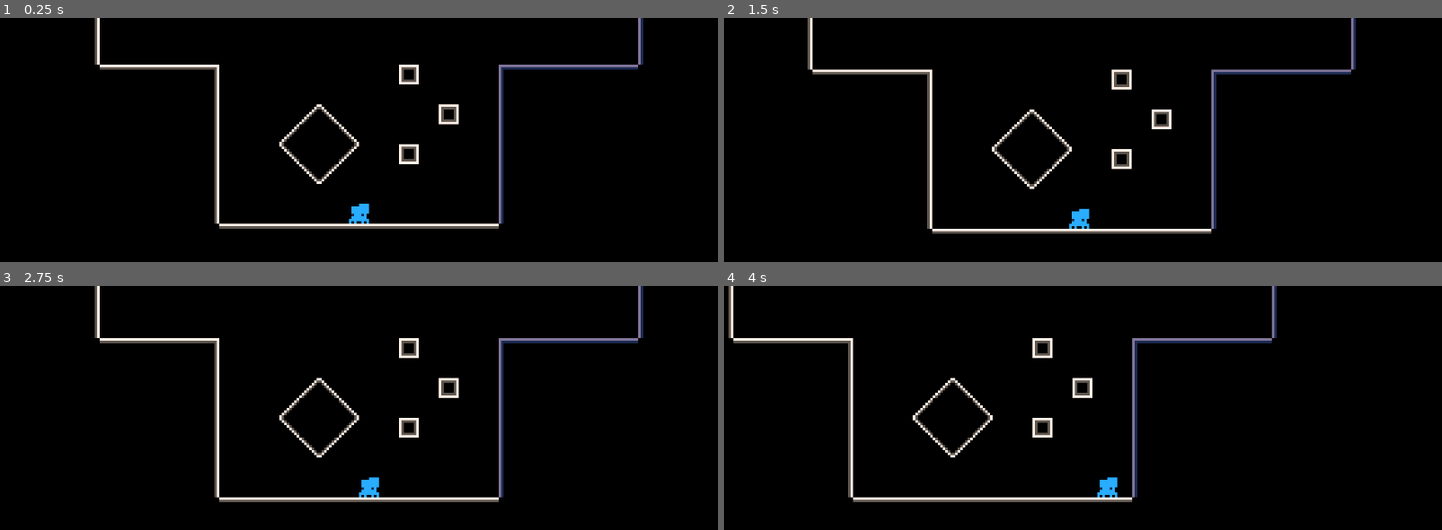
Above: before the commit, frames 1-4 (two rows, left to right).
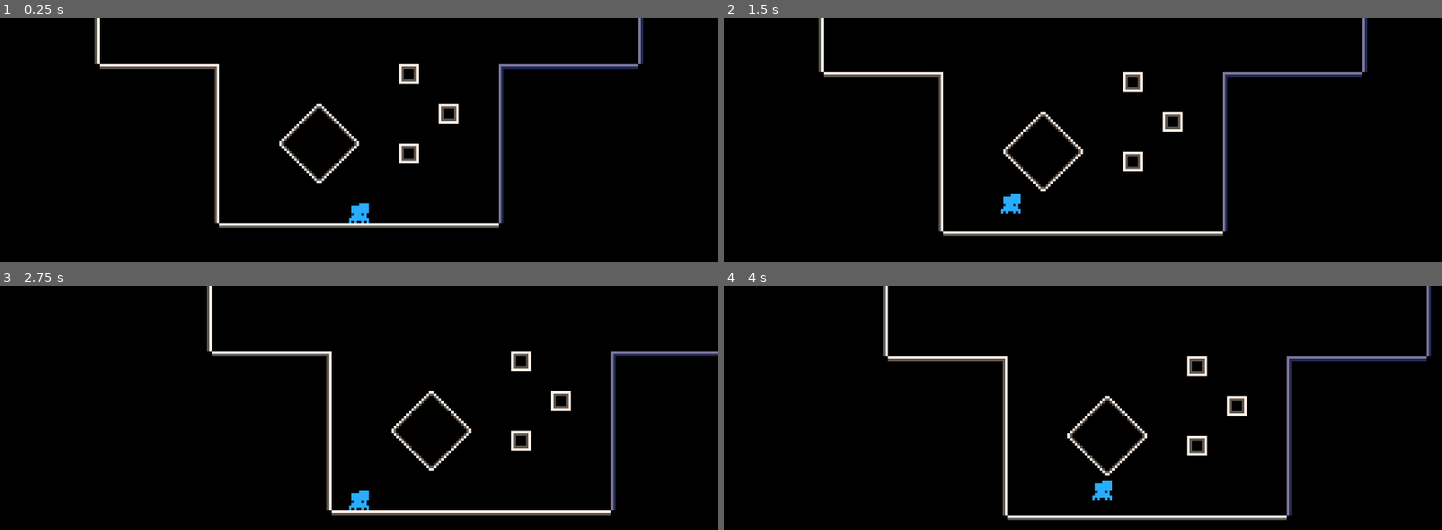
Above: after the commit, the same moments.

Repository: Flamenccio/spider-jump
Game: Godot game, scene res://world.tscn
The game is run twice, just before and just after one commit, with the same random seed, the same clock (stepped at 60 frames per second) and the same inputs.
Inputs (mouse positions are in pixels of both pictures, inside the frame that each line leads up to):
- Up to frame 1 (0.25 s): no input
- Up to frame 2 (1.5 s): tap Enter at 0.5 s; move the mouse to (1240, 198) at 0.52 s; press the mouse at (1240, 198) at 0.53 s; hold D (move_right) 0.53-1.25 s; release the mouse at (1240, 198) at 1.25 s; drag from (939, 240) to (1097, 220) at 1.27 s
- Up to frame 3 (2.75 s): move the mouse to (430, 398) at 2.02 s; hold D (move_right) from 2.03 s (still down); tap Delete at 2.1 s
- Up to frame 4 (4 s): release D (move_right) at 2.75 s; drag from (outside the picture) to (867, 427) at 2.77 s; move the mouse to (outside the picture) at 3.52 s; hold A (move_left) from 3.53 s (still down); tap V at 3.6 s

The runs differ from the first frame. In frame 1, 1.4% of the frame differs, in the area x 13-90%, y 18-87%; in frame 2, 7.1%; in frame 3, 7.8%; in frame 4, 8.2%, in the area x 0-99%, y 0-96%.

Commit message:
refactor ground and slippery detectors

Diff:
--- /dev/null
+++ b/behavior_state.gd
@@ -0,0 +1,44 @@
+extends Node
+class_name BehaviorState
+
+var set_state_machine_property: Callable
+var get_state_machine_property: Callable
+var set_shared_state_machine_variable: Callable
+var get_shared_state_machine_variable: Callable
+var set_state_machine_trigger: Callable
+var state_active: bool = false
+
+## Invoked when a state machine enters this state
+func enter_state() -> void:
+	pass
+
+
+## Invoked when a state machine exits this state
+func exit_state() -> void:
+	pass
+
+
+## Invoked every physics update when this state is active
+func tick_state(delta: float) -> void:
+	pass
+
+
+## Sets a state machine property named `property` to `value`.
+func set_property(property: String, value) -> void:
+	set_state_machine_property.call(property, value)
+
+
+func get_property(property: String) -> Variant:
+	return get_state_machine_property.call(property)
+
+
+func set_shared_variable(variable: String, value) -> void:
+	set_shared_state_machine_variable.call(variable, value)
+
+
+func get_shared_variable(variable: String) -> Variant:
+	return get_shared_state_machine_variable.call(variable)
+
+
+func set_trigger(trigger: String) -> void:
+	set_state_machine_trigger.call(trigger)
--- /dev/null
+++ b/behavior_state/player/air.gd
@@ -0,0 +1,7 @@
+extends BehaviorState
+
+signal airborne()
+
+func enter_state() -> void:
+	print('air')
+	airborne.emit()
--- /dev/null
+++ b/behavior_state/player/ground.gd
@@ -0,0 +1,6 @@
+extends BehaviorState
+
+signal grounded
+
+func enter_state() -> void:
+	grounded.emit()
--- /dev/null
+++ b/behavior_state/player/slippery.gd
@@ -0,0 +1,6 @@
+extends BehaviorState
+
+signal slippery_grounded()
+
+func enter_state() -> void:
+	slippery_grounded.emit()
--- /dev/null
+++ b/collision_handler.gd
@@ -0,0 +1,27 @@
+extends Node
+
+signal ground_enter()
+signal ground_exit()
+signal slippery_ground_enter()
+signal slippery_ground_exit()
+signal set_state_machine_condition(condition: String, value)
+
+
+func _on_ground_detector_body_exited(body:Node2D) -> void:
+	ground_exit.emit()
+	set_state_machine_condition.emit('ground', false)
+
+
+func _on_ground_detector_body_entered(body:Node2D) -> void:
+	ground_enter.emit()
+	set_state_machine_condition.emit('ground', true)
+
+
+func _on_slip_detector_body_exited(body:Node2D) -> void:
+	slippery_ground_exit.emit()
+	set_state_machine_condition.emit('slippery', false)
+
+
+func _on_slip_detector_body_entered(body:Node2D) -> void:
+	slippery_ground_enter.emit()
+	set_state_machine_condition.emit('slippery', true)
--- /dev/null
+++ b/collision_shapes/detector_area.tres
@@ -0,0 +1,4 @@
+[gd_resource type="CircleShape2D" format=3 uid="uid://clf4j6ia4qkob"]
+
+[resource]
+radius = 3.5
--- /dev/null
+++ b/collision_shapes/player_collider.tres
@@ -0,0 +1,4 @@
+[gd_resource type="CircleShape2D" format=3 uid="uid://divlh2h8ffbif"]
+
+[resource]
+radius = 3.0
--- a/crawl.gd
+++ b/crawl.gd
@@ -15,11 +15,16 @@
 
 func _physics_process(delta: float) -> void:
 
+	if not action_active:
+		return
+
 	var horizontal = _move_input - Vector2(0, _move_input.y)
 	var crawl_vector = horizontal.rotated(_player_rb.rotation)
 
 	# Only move and collide when input is given
 	if crawl_vector.length() == 0:
+		_player_rb.constant_force = Vector2.ZERO
 		return
 
 	_player_rb.move_and_collide(crawl_vector * _crawl_speed * delta)
+	#_player_rb.add_constant_force(crawl_vector * _crawl_speed * delta)
--- a/player_action.gd
+++ b/player_action.gd
@@ -3,3 +3,10 @@
 
 @export var _player_rb: RigidBody2D
 @export var action_active: bool = false
+
+func set_active() -> void:
+	action_active = true
+
+
+func set_inactive() -> void:
+	action_active = false
--- /dev/null
+++ b/state_machine_handler.gd
@@ -0,0 +1,74 @@
+extends Node
+class_name StateMachineHandler
+
+@export var _machine: Node
+var _behaviors: Array[BehaviorState]
+var _active_state: BehaviorState
+
+# Variables that behaviors can share with each other
+var _state_machine_variables: Dictionary
+
+func _ready() -> void:
+	var children = get_children()
+	assert(children.size() > 0, 'state machine handler must have behavior states as its children')
+	for child in children:
+		if child is not BehaviorState:
+			continue
+		_behaviors.append(child as BehaviorState)
+
+	# Supply callables
+	for behavior: BehaviorState in _behaviors:
+		behavior.set_state_machine_property = set_property
+		behavior.set_shared_state_machine_variable = set_shared_variable
+		behavior.get_shared_state_machine_variable = get_shared_variable
+		behavior.set_state_machine_trigger = _machine.set_trigger
+		behavior.get_state_machine_property = get_property
+
+
+func state_transition(old, new) -> void:
+	var old_index = _behaviors.find_custom(func(b: BehaviorState): return b.name == old)
+	var new_index = _behaviors.find_custom(func(b: BehaviorState): return b.name == new)
+	assert(old_index > -1, 'state machine does not have behavior state named \'{0}\''.format({'0': old}))
+	assert(new_index > -1, 'state machine does not have behavior state named \'{0}\''.format({'0': new}))
+
+	var old_state = _behaviors[old_index]
+	old_state.exit_state()
+	old_state.state_active = false
+
+	_active_state = _behaviors[new_index]
+	_active_state.enter_state()
+	_active_state.state_active = true
+
+
+func set_property(property_name: String, value: Variant) -> void:
+	print('set: ', property_name)
+	if property_name == '' or property_name == null:
+		printerr('state machine handler: invalid property name')
+		return
+	_machine.set_param(property_name, value)
+
+
+func get_property(property_name: String) -> Variant:
+	if property_name == '' or property_name == null:
+		printerr('state machine handler: invalid property name')
+		return
+	return _machine.get_param(property_name)
+
+
+func _physics_process(delta: float) -> void:
+	if _active_state != null:
+		_active_state.tick_state(delta)
+
+
+func set_shared_variable(variable_name: String, value: Variant) -> void:
+	if variable_name == '' or variable_name == null:
+		printerr('state machine handler: invalid variable name')
+		return
+	_state_machine_variables[variable_name] = value
+
+
+func get_shared_variable(variable_name: String) -> Variant:
+	if not _state_machine_variables.has(variable_name):
+		printerr('state machine handler: no variable with name \'{0}\''.format({'0': variable_name}))
+		return null
+	return _state_machine_variables[variable_name]
--- a/wall_detector.gd
+++ /dev/null
@@ -1,40 +0,0 @@
-extends Area2D
-
-@export_group('Raycasting')
-@export var _player: Node2D
-@export_flags_2d_physics var _raycast_layer
-
-
-signal hit_wall()
-signal leave_wall()
-signal collision_normal(normal: Vector2)
-
-var _raycast_query: PhysicsRayQueryParameters2D
-
-func _ready() -> void:
-	_raycast_query = PhysicsRayQueryParameters2D.new()
-	_raycast_query.collision_mask = _raycast_layer
-
-
-func _on_body_entered(body:Node2D) -> void:
-	hit_wall.emit()
-	_get_collision_normal(body)
-
-
-func _on_body_exited(body:Node2D) -> void:
-	leave_wall.emit()
-
-
-func _get_collision_normal(body: Node2D) -> void:
-
-	# Fire raycast from player to body
-	_raycast_query.from = _player.global_position
-	_raycast_query.to = body.global_position
-
-	var space_state := _player.get_world_2d().direct_space_state
-	var collision := space_state.intersect_ray(_raycast_query)
-
-	if collision.size() == 0:
-		return
-
-	collision_normal.emit(collision['normal'])
--- a/world.tscn
+++ b/world.tscn
@@ -6,7 +6,18 @@
 [ext_resource type="Script" uid="uid://dmmbpsi8ggh0o" path="res://jump.gd" id="3_036b0"]
 [ext_resource type="Script" uid="uid://b6it1roy42jng" path="res://input_service.gd" id="3_aqk2v"]
 [ext_resource type="Script" uid="uid://s78nwwn8edpf" path="res://camera.gd" id="4_036b0"]
-[ext_resource type="Script" uid="uid://c2wx4gyeih7p7" path="res://wall_detector.gd" id="4_dwbse"]
+[ext_resource type="Script" uid="uid://c5x6r3mgp6yf7" path="res://state_machine_handler.gd" id="6_2o6r5"]
+[ext_resource type="Script" uid="uid://bt2gfnnkvw2ec" path="res://addons/imjp94.yafsm/src/StateMachinePlayer.gd" id="6_k3n1d"]
+[ext_resource type="Script" uid="uid://cgcw4uj3fme3a" path="res://addons/imjp94.yafsm/src/states/StateMachine.gd" id="7_2o6r5"]
+[ext_resource type="Script" uid="uid://bky7ul11nw1di" path="res://addons/imjp94.yafsm/src/states/State.gd" id="8_70uel"]
+[ext_resource type="Script" uid="uid://6tfu5odia6si" path="res://addons/imjp94.yafsm/src/transitions/Transition.gd" id="9_hiqwa"]
+[ext_resource type="Script" uid="uid://lktmiahi8nk5" path="res://addons/imjp94.yafsm/src/conditions/BooleanCondition.gd" id="10_2u3nc"]
+[ext_resource type="Script" uid="uid://c214krfrcv5go" path="res://behavior_state/player/air.gd" id="12_hiqwa"]
+[ext_resource type="Script" uid="uid://ususr26pgf2u" path="res://behavior_state/player/ground.gd" id="13_2u3nc"]
+[ext_resource type="Script" uid="uid://xwooryy4y5og" path="res://behavior_state.gd" id="14_2u3nc"]
+[ext_resource type="Script" uid="uid://dj2pny76cdmi5" path="res://collision_handler.gd" id="15_ikiii"]
+[ext_resource type="Script" uid="uid://vkr7jdskxn60" path="res://behavior_state/player/slippery.gd" id="15_udxuc"]
+[ext_resource type="Shape2D" uid="uid://clf4j6ia4qkob" path="res://collision_shapes/detector_area.tres" id="16_cbp6q"]
 
 [sub_resource type="PhysicsMaterial" id="PhysicsMaterial_tlwt5"]
 friction = 0.0
@@ -102,8 +113,140 @@
 "speed": 5.0
 }]
 
-[sub_resource type="CircleShape2D" id="CircleShape2D_gbfbk"]
-radius = 3.0
+[sub_resource type="Resource" id="Resource_cbp6q"]
+script = ExtResource("8_70uel")
+name = "Air"
+metadata/graph_offset = Vector2(388, -2.5)
+
+[sub_resource type="Resource" id="Resource_udxuc"]
+script = ExtResource("8_70uel")
+name = "Entry"
+metadata/graph_offset = Vector2(168, 157.5)
+
+[sub_resource type="Resource" id="Resource_ikiii"]
+script = ExtResource("8_70uel")
+name = "Ground"
+metadata/graph_offset = Vector2(388, 237.5)
+
+[sub_resource type="Resource" id="Resource_2u3nc"]
+script = ExtResource("8_70uel")
+name = "SlipperyGround"
+metadata/graph_offset = Vector2(770.5, -2.5)
+
+[sub_resource type="Resource" id="Resource_il2jm"]
+script = ExtResource("10_2u3nc")
+value = true
+comparation = 0
+name = "ground"
+
+[sub_resource type="Resource" id="Resource_wjb0r"]
+script = ExtResource("9_hiqwa")
+from = "Air"
+to = "Ground"
+conditions = {
+"ground": SubResource("Resource_il2jm")
+}
+priority = 0
+
+[sub_resource type="Resource" id="Resource_bo7i5"]
+script = ExtResource("10_2u3nc")
+value = true
+comparation = 0
+name = "slippery"
+
+[sub_resource type="Resource" id="Resource_4h6ng"]
+script = ExtResource("9_hiqwa")
+from = "Air"
+to = "SlipperyGround"
+conditions = {
+"slippery": SubResource("Resource_bo7i5")
+}
+priority = 0
+
+[sub_resource type="Resource" id="Resource_26xuy"]
+script = ExtResource("9_hiqwa")
+from = "Entry"
+to = "Ground"
+conditions = {}
+priority = 0
+
+[sub_resource type="Resource" id="Resource_bc84e"]
+script = ExtResource("10_2u3nc")
+value = false
+comparation = 0
+name = "ground"
+
+[sub_resource type="Resource" id="Resource_wukud"]
+script = ExtResource("9_hiqwa")
+from = "Ground"
+to = "Air"
+conditions = {
+"ground": SubResource("Resource_bc84e")
+}
+priority = 0
+
+[sub_resource type="Resource" id="Resource_qktwf"]
+script = ExtResource("10_2u3nc")
+value = false
+comparation = 0
+name = "ground"
+
+[sub_resource type="Resource" id="Resource_bh8nc"]
+script = ExtResource("10_2u3nc")
+value = true
+comparation = 0
+name = "slippery"
+
+[sub_resource type="Resource" id="Resource_jjr1n"]
+script = ExtResource("9_hiqwa")
+from = "Ground"
+to = "SlipperyGround"
+conditions = {
+"ground": SubResource("Resource_qktwf"),
+"slippery": SubResource("Resource_bh8nc")
+}
+priority = 0
+
+[sub_resource type="Resource" id="Resource_o3ebs"]
+script = ExtResource("10_2u3nc")
+value = false
+comparation = 0
+name = "slippery"
+
+[sub_resource type="Resource" id="Resource_k83mh"]
+script = ExtResource("9_hiqwa")
+from = "SlipperyGround"
+to = "Air"
+conditions = {
+"slippery": SubResource("Resource_o3ebs")
+}
+priority = 0
+
+[sub_resource type="Resource" id="Resource_mc2jv"]
+script = ExtResource("7_2o6r5")
+states = {
+"Air": SubResource("Resource_cbp6q"),
+"Entry": SubResource("Resource_udxuc"),
+"Ground": SubResource("Resource_ikiii"),
+"SlipperyGround": SubResource("Resource_2u3nc")
+}
+transitions = {
+"Air": {
+"Ground": SubResource("Resource_wjb0r"),
+"SlipperyGround": SubResource("Resource_4h6ng")
+},
+"Entry": {
+"Ground": SubResource("Resource_26xuy")
+},
+"Ground": {
+"Air": SubResource("Resource_wukud"),
+"SlipperyGround": SubResource("Resource_jjr1n")
+},
+"SlipperyGround": {
+"Air": SubResource("Resource_k83mh")
+}
+}
+name = ""
 
 [node name="World" type="Node2D"]
 
@@ -114,13 +257,15 @@
 
 [node name="Player" type="RigidBody2D" parent="."]
 texture_filter = 1
-position = Vector2(0, -6)
+position = Vector2(0, -4)
 collision_mask = 6
 mass = 0.1
 physics_material_override = SubResource("PhysicsMaterial_f3sb7")
 gravity_scale = 0.333
 lock_rotation = true
 continuous_cd = 2
+contact_monitor = true
+max_contacts_reported = 2
 script = ExtResource("2_pkg7o")
 
 [node name="Collider" type="CollisionShape2D" parent="Player"]
@@ -133,30 +278,70 @@
 autoplay = "idle"
 frame_progress = 1.0
 
-[node name="Crawl" type="Node" parent="Player" node_paths=PackedStringArray("_player_rb")]
+[node name="StateMachine" type="Node" parent="Player" node_paths=PackedStringArray("_machine")]
+script = ExtResource("6_2o6r5")
+_machine = NodePath("StateMachinePlayer")
+
+[node name="StateMachinePlayer" type="Node" parent="Player/StateMachine"]
+script = ExtResource("6_k3n1d")
+state_machine = SubResource("Resource_mc2jv")
+metadata/_custom_type_script = "uid://bt2gfnnkvw2ec"
+
+[node name="Air" type="Node" parent="Player/StateMachine"]
+script = ExtResource("12_hiqwa")
+
+[node name="Ground" type="Node" parent="Player/StateMachine"]
+script = ExtResource("13_2u3nc")
+
+[node name="Entry" type="Node" parent="Player/StateMachine"]
+script = ExtResource("14_2u3nc")
+metadata/_custom_type_script = "uid://xwooryy4y5og"
+
+[node name="Exit" type="Node" parent="Player/StateMachine"]
+script = ExtResource("14_2u3nc")
+metadata/_custom_type_script = "uid://xwooryy4y5og"
+
+[node name="SlipperyGround" type="Node" parent="Player/StateMachine"]
+script = ExtResource("15_udxuc")
+metadata/_custom_type_script = "uid://xwooryy4y5og"
+
+[node name="Actions" type="Node" parent="Player"]
+
+[node name="Crawl" type="Node" parent="Player/Actions" node_paths=PackedStringArray("_player_rb")]
 script = ExtResource("2_tlwt5")
 _crawl_speed = 15.0
-_player_rb = NodePath("..")
+_player_rb = NodePath("../..")
 action_active = true
 
-[node name="Jump" type="Node" parent="Player" node_paths=PackedStringArray("_player_rb")]
+[node name="Jump" type="Node" parent="Player/Actions" node_paths=PackedStringArray("_player_rb")]
 script = ExtResource("3_036b0")
-_jump_force = 25.0
-_player_rb = NodePath("..")
+_jump_force = 20.0
+_player_rb = NodePath("../..")
 action_active = true
 metadata/_custom_type_script = "uid://btqms6rhikc4v"
 
-[node name="WallDetector" type="Area2D" parent="Player" node_paths=PackedStringArray("_player")]
+[node name="CollisionHandler" type="Node" parent="Player"]
+script = ExtResource("15_ikiii")
+
+[node name="Detectors" type="Node2D" parent="Player"]
+
+[node name="GroundDetector" type="Area2D" parent="Player/Detectors"]
+position = Vector2(0, 1)
 collision_layer = 0
 collision_mask = 2
-priority = 5
-script = ExtResource("4_dwbse")
-_player = NodePath("..")
-_raycast_layer = 2
-
-[node name="Collider" type="CollisionShape2D" parent="Player/WallDetector"]
+priority = 2
+
+[node name="Collider" type="CollisionShape2D" parent="Player/Detectors/GroundDetector"]
+shape = ExtResource("16_cbp6q")
+
+[node name="SlipDetector" type="Area2D" parent="Player/Detectors"]
 position = Vector2(0, 1)
-shape = SubResource("CircleShape2D_gbfbk")
+collision_layer = 0
+collision_mask = 4
+priority = 2
+
+[node name="Collider" type="CollisionShape2D" parent="Player/Detectors/SlipDetector"]
+shape = ExtResource("16_cbp6q")
 
 [node name="Camera" type="Camera2D" parent="." node_paths=PackedStringArray("_follow_target")]
 zoom = Vector2(4, 4)
@@ -169,11 +354,22 @@
 script = ExtResource("3_aqk2v")
 _pull_origin = NodePath("../Player")
 
-[connection signal="body_entered" from="Player/WallDetector" to="Player/WallDetector" method="_on_body_entered"]
-[connection signal="body_exited" from="Player/WallDetector" to="Player/WallDetector" method="_on_body_exited"]
-[connection signal="collision_normal" from="Player/WallDetector" to="Player" method="_on_wall_detector_collision_normal"]
-[connection signal="hit_wall" from="Player/WallDetector" to="Player" method="on_stick"]
-[connection signal="leave_wall" from="Player/WallDetector" to="Player" method="on_unstick"]
-[connection signal="move_input_change" from="InputService" to="Player/Crawl" method="_on_move_input_change"]
-[connection signal="pull_input_change" from="InputService" to="Player/Jump" method="_on_input_service_pull_input_change"]
-[connection signal="pull_release" from="InputService" to="Player/Jump" method="_on_input_service_pull_release"]
+[connection signal="entered" from="Player/StateMachine/StateMachinePlayer" to="Player/StateMachine" method="_on_state_machine_player_entered"]
+[connection signal="exited" from="Player/StateMachine/StateMachinePlayer" to="Player/StateMachine" method="_on_state_machine_player_exited"]
+[connection signal="transited" from="Player/StateMachine/StateMachinePlayer" to="Player/StateMachine" method="state_transition"]
+[connection signal="airborne" from="Player/StateMachine/Air" to="Player" method="on_unstick"]
+[connection signal="airborne" from="Player/StateMachine/Air" to="Player/Actions/Crawl" method="set_inactive"]
+[connection signal="airborne" from="Player/StateMachine/Air" to="Player/Actions/Jump" method="set_inactive"]
+[connection signal="grounded" from="Player/StateMachine/Ground" to="Player" method="on_stick"]
+[connection signal="grounded" from="Player/StateMachine/Ground" to="Player/Actions/Crawl" method="set_active"]
+[connection signal="grounded" from="Player/StateMachine/Ground" to="Player/Actions/Jump" method="set_active"]
+[connection signal="slippery_grounded" from="Player/StateMachine/SlipperyGround" to="Player" method="on_unstick"]
+[connection signal="slippery_grounded" from="Player/StateMachine/SlipperyGround" to="Player/Actions/Crawl" method="set_active"]
+[connection signal="set_state_machine_condition" from="Player/CollisionHandler" to="Player/StateMachine" method="set_property"]
+[connection signal="body_entered" from="Player/Detectors/GroundDetector" to="Player/CollisionHandler" method="_on_ground_detector_body_entered"]
+[connection signal="body_exited" from="Player/Detectors/GroundDetector" to="Player/CollisionHandler" method="_on_ground_detector_body_exited"]
+[connection signal="body_entered" from="Player/Detectors/SlipDetector" to="Player/CollisionHandler" method="_on_slip_detector_body_entered"]
+[connection signal="body_exited" from="Player/Detectors/SlipDetector" to="Player/CollisionHandler" method="_on_slip_detector_body_exited"]
+[connection signal="move_input_change" from="InputService" to="Player/Actions/Crawl" method="_on_move_input_change"]
+[connection signal="pull_input_change" from="InputService" to="Player/Actions/Jump" method="_on_input_service_pull_input_change"]
+[connection signal="pull_release" from="InputService" to="Player/Actions/Jump" method="_on_input_service_pull_release"]
Not shown, added: behavior_state.gd.uid
Not shown, added: behavior_state/player/air.gd.uid
Not shown, added: behavior_state/player/ground.gd.uid
Not shown, added: behavior_state/player/slippery.gd.uid
Not shown, added: collision_handler.gd.uid
Not shown, added: state_machine_handler.gd.uid
Not shown, removed: wall_detector.gd.uid
Not shown: 1 places in world.tscn that only renumber resources
